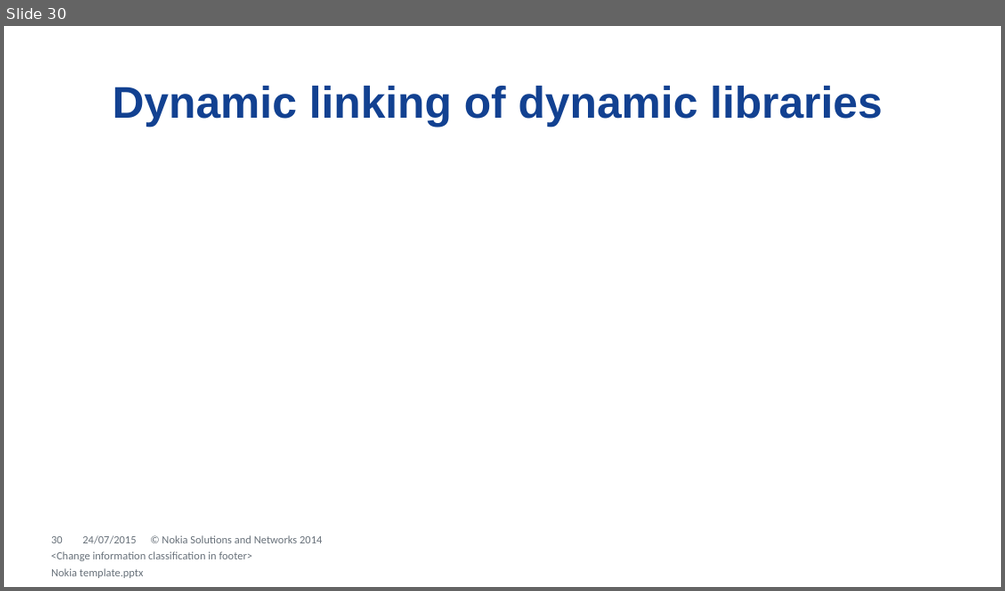
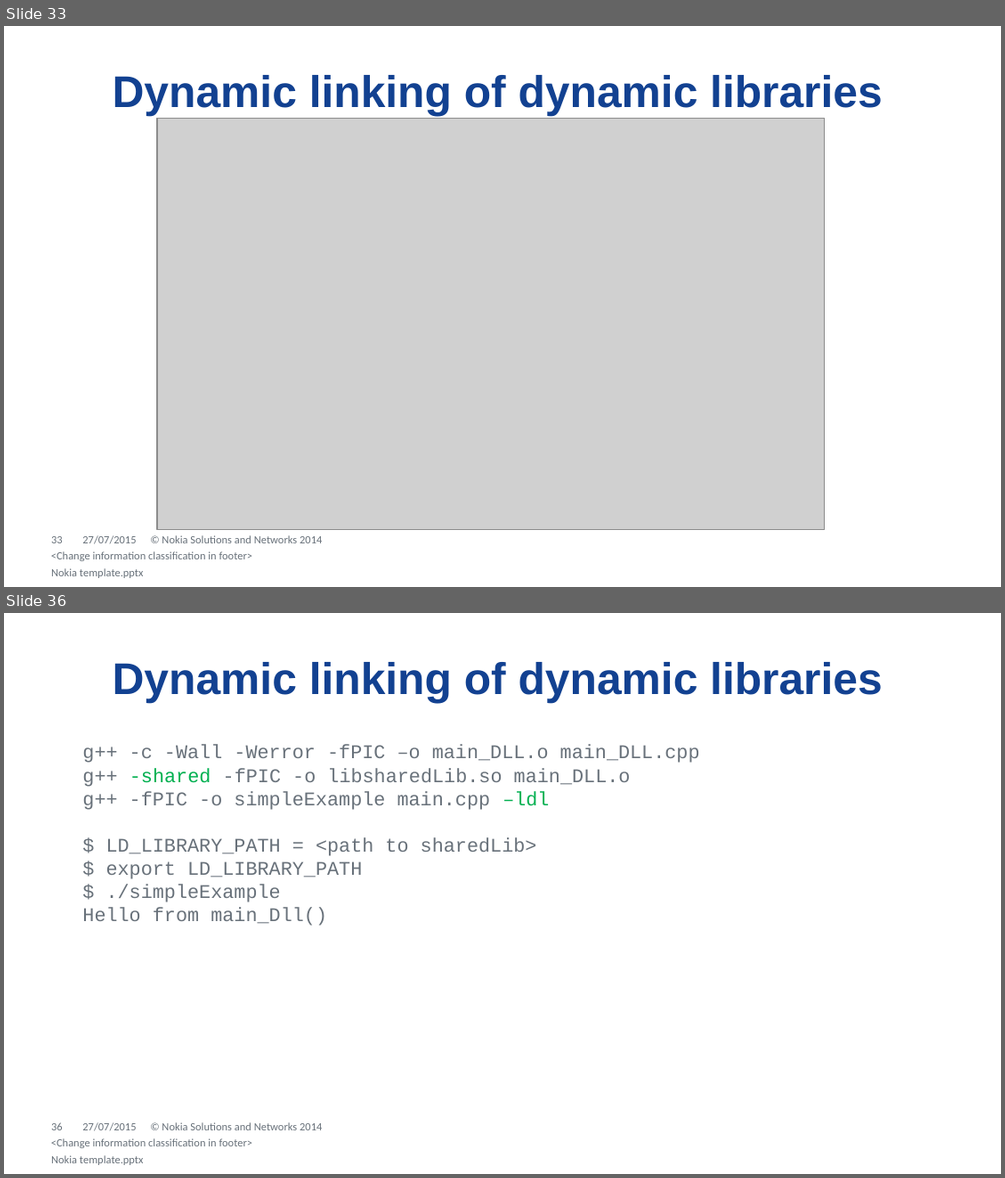
Before and after one commit to dendibakh/Linker, a slide deck: Diving into C++ linker.pptx. Shown one above the other, each under a label of ours: slide 30 before the commit, slides 33 and 36 after it; the slides between them are not shown. The pictures are 1005x591 and 1005x1178 pixels, drawn with LibreOffice and Linux fonts; fonts in the diff are those of the drawing; grey boxes stand for pictures; background and template pictures are left out. Boxes give left, top, right and bottom in pixels: in the first picture for what was removed or moved away, otherwise in the second. Text is boxed around its words. In the diff, an @@ line names an element or a change of style, - is before the commit and + after.

Commit message:
Completed static and dynamic linkage of shared libraries.

```diff
--- a/Diving into C++ linker.pptx
+++ b/Diving into C++ linker.pptx
@@ slide 36 added at [4, 613, 1001, 1174], background #FFFFFF; not listed: 13 template elements that a slide beside it also shows @@
@@ title added at [113, 662, 882, 703], 32 pt, text #124191, bold @@
+Dynamic linking of dynamic libraries
@@ text added at [82, 745, 700, 925], 14 pt, text #68717A @@
+g++ -c -Wall -Werror -fPIC –o main_DLL.o main_DLL.cpp
+g++ -shared -fPIC -o libsharedLib.so main_DLL.o
+g++ -fPIC -o simpleExample main.cpp –ldl
+$ LD_LIBRARY_PATH = <path to sharedLib>
+$ export LD_LIBRARY_PATH
+$ ./simpleExample
+Hello from main_Dll()
@@ text added at [51, 1138, 253, 1148], 8 pt, text #68717A @@
+<Change information classification in footer>
@@ what was slide 30 is now slide 33 @@
@@ slide 33 changed as well @@
@@ title "Dynamic linking of dynamic libraries": place and size @@
-title "Dynamic linking of dynamic libraries" at [113, 86, 882, 127]
+title "Dynamic linking of dynamic libraries" at [113, 75, 882, 116]
@@ picture added at [157, 118, 825, 530] @@
@@ page number at [51, 536, 63, 543]: text changed @@
-30
+33
@@ text at [82, 535, 136, 544]: text changed @@
-24/07/2015
+27/07/2015
```
Also in this commit, not shown: 49 other slides changed, 4 other slides added.
